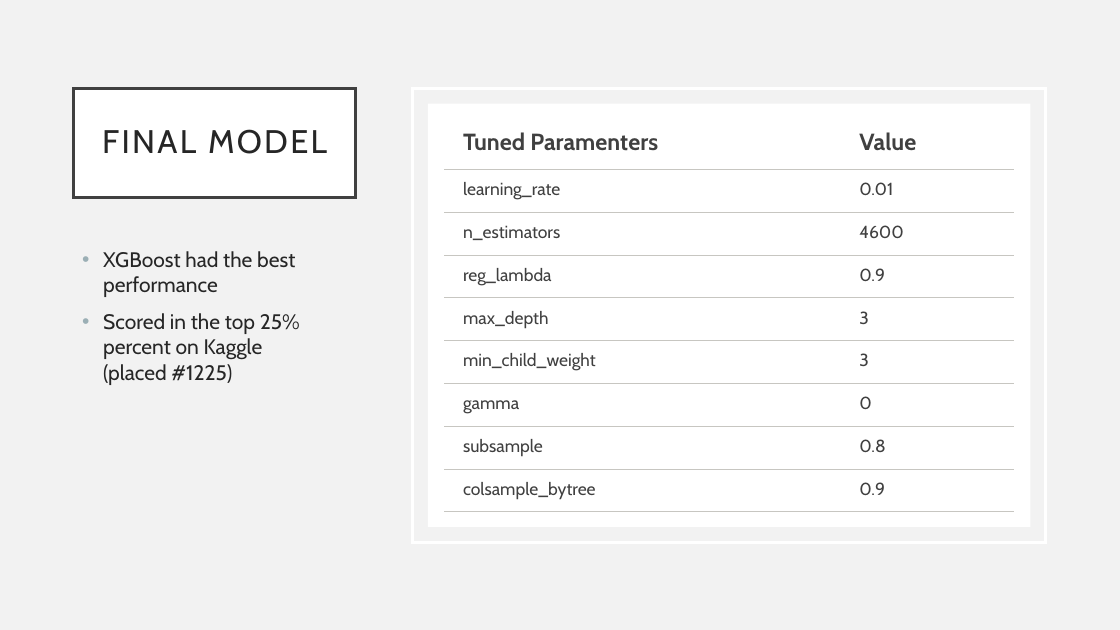
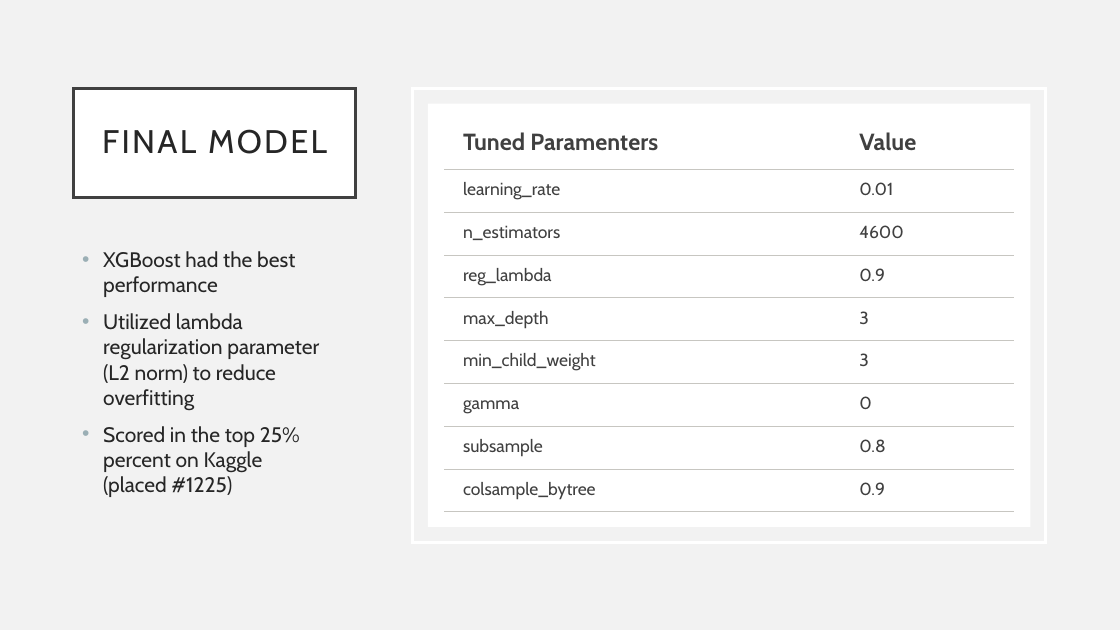
Before and after one commit to bbotzheim/ML_Kaggle_Competition_House_Prices, a slide deck: slide 15 of Project_Presentation.pptx. Drawn at 1120x630 pixels with LibreOffice and Linux fonts; fonts in the diff are those of the drawing. Boxes give left, top, right and bottom in pixels: in the first picture for what was removed or moved away, otherwise in the second. Text is boxed around its words. In the diff, an @@ line names an element or a change of style, - is before the commit and + after.

```diff
--- a/Project_Presentation.pptx
+++ b/Project_Presentation.pptx
@@ text at [103, 313, 319, 411]: paragraph added @@
+• Utilized lambda regularization parameter (L2 norm) to reduce overfitting
```
Also in this commit, not shown: 5 other slides changed.
